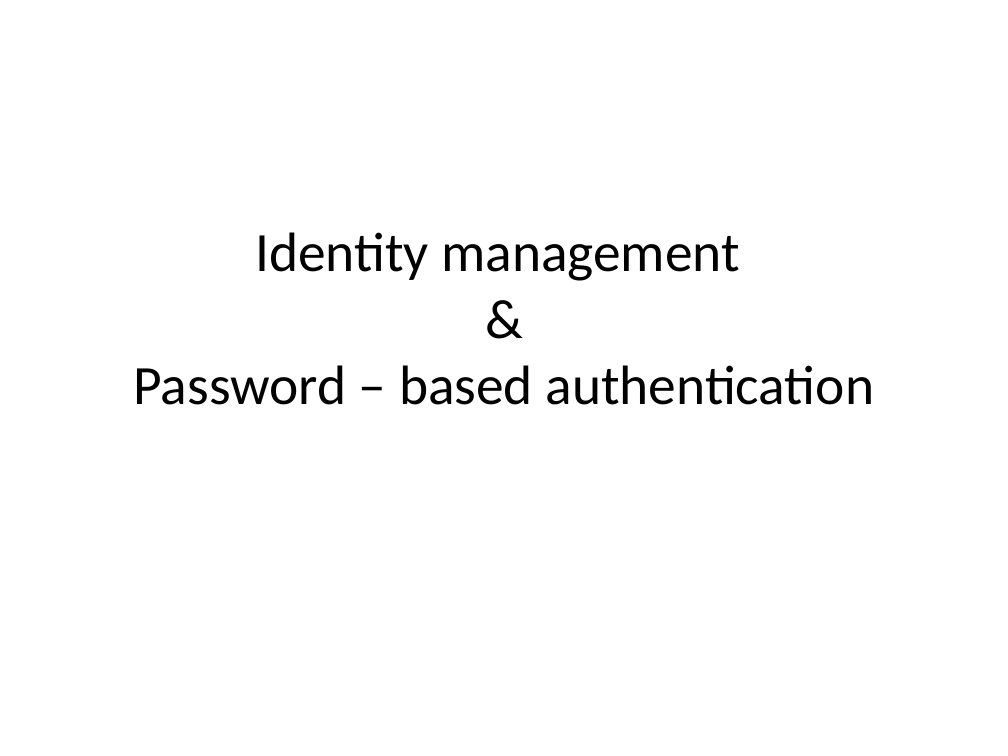
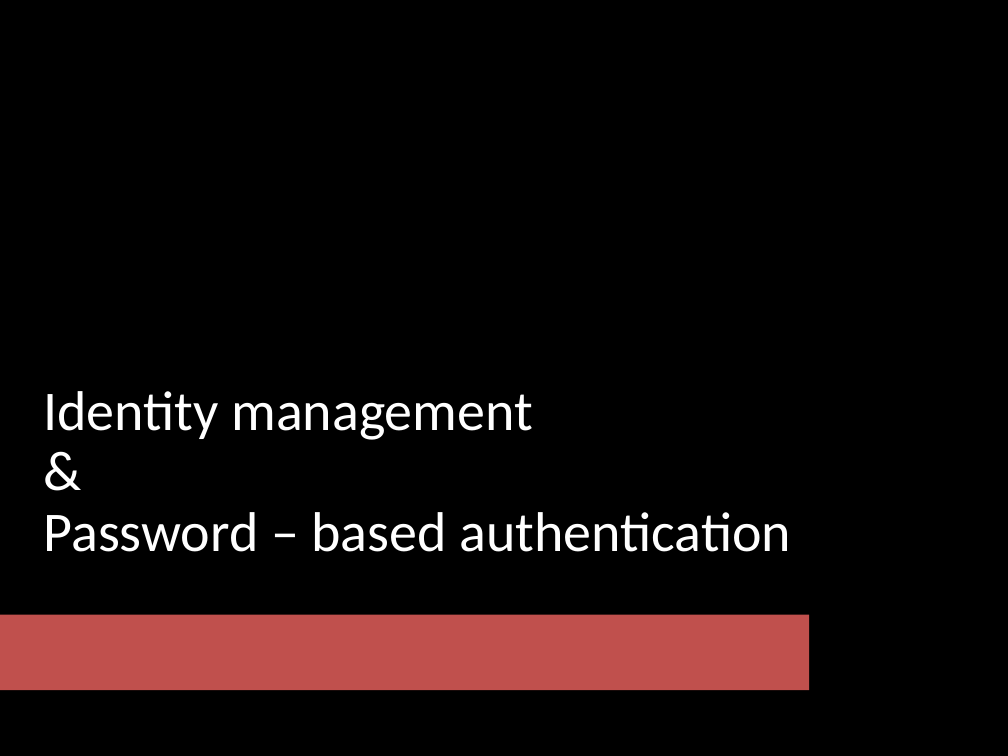
Before and after one commit to DeMaCS-UNICAL/NetworkSecurity, a slide deck: slide 1 of slides/PasswordStorage.pptx. Drawn at 1008x756 pixels with LibreOffice and Linux fonts; fonts in the diff are those of the drawing; background and template pictures are left out. Boxes give left, top, right and bottom in pixels: in the first picture for what was removed or moved away, otherwise in the second. Text is boxed around its words. In the diff, an @@ line names an element or a change of style, - is before the commit and + after.

```diff
--- a/slides/PasswordStorage.pptx
+++ b/slides/PasswordStorage.pptx
@@ background #FFFFFF to picture (left out) @@
@@ rectangle added at (x1=0, y1=250, x2=1008, y2=756), fill gradient #000000 @@
@@ title "Identity management & Password – ..." moved from (x1=133, y1=232, x2=875, y2=405) to (x1=44, y1=391, x2=791, y2=552) @@
@@ title "Identity management & Password – ..." at (x1=44, y1=391, x2=791, y2=552): size 39.6 to 40 pt, text colour #000000 to #FFFFFF; alignment centre to left; line spacing 1 to 0.9 @@
@@ rounded rectangle added at (x1=0, y1=615, x2=809, y2=690), fill #C0504D @@
```
Also in this commit, not shown: 3 other slides changed, 6 slides added, 2 other files.
